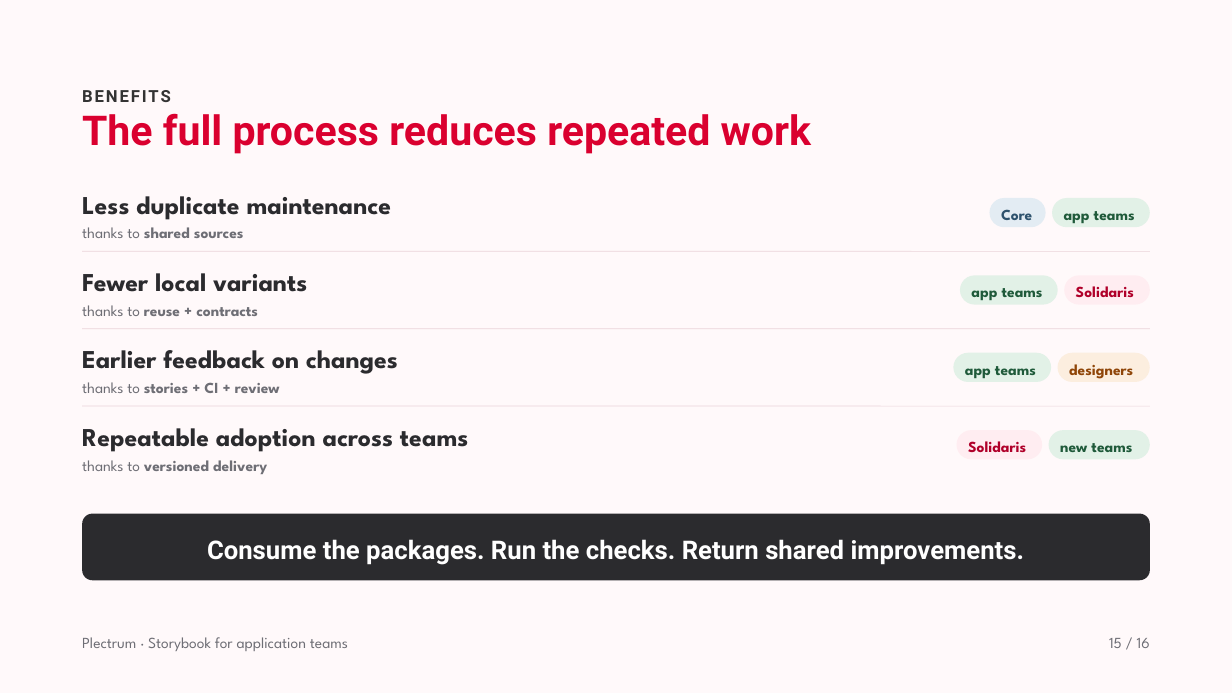
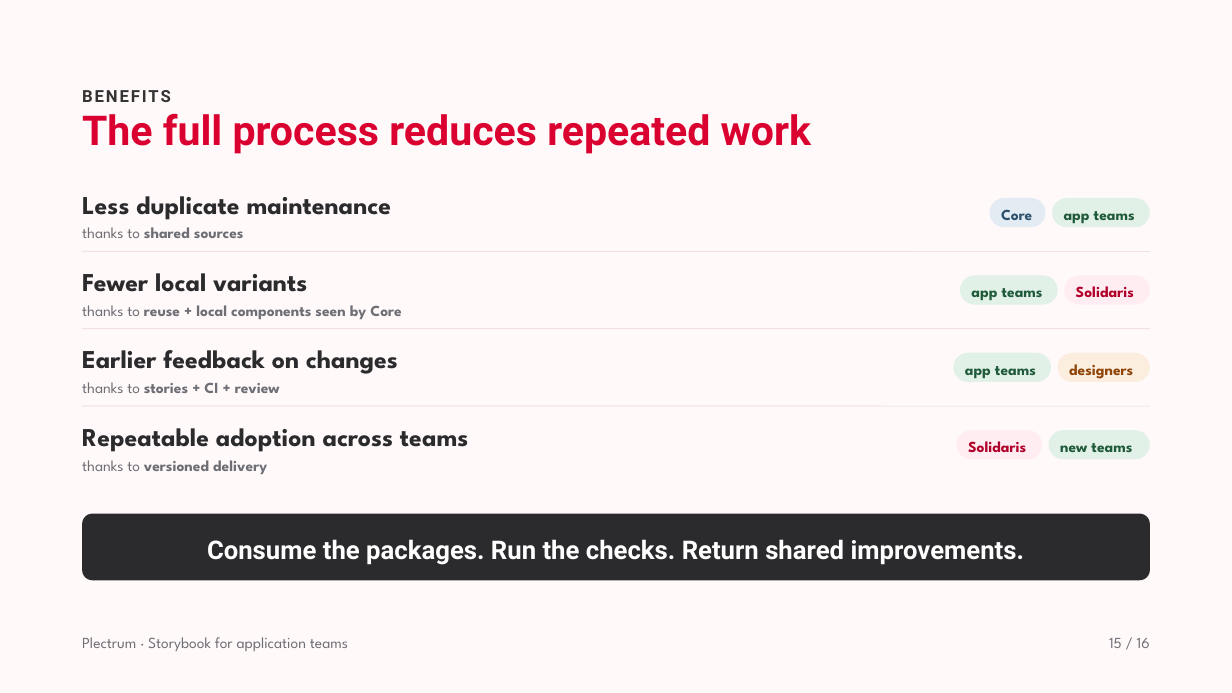
Before and after one commit to solidaris-danielbodigil/solidaris-plectrum, a slide deck: slide 15 of docs/Storybook for application teams.pptx. Drawn at 1232x693 pixels with LibreOffice and Linux fonts; fonts in the diff are those of the drawing. Boxes give left, top, right and bottom in pixels: in the first picture for what was removed or moved away, otherwise in the second. Text is boxed around its words. In the diff, an @@ line names an element or a change of style, - is before the commit and + after.

```diff
--- a/docs/Storybook for application teams.pptx
+++ b/docs/Storybook for application teams.pptx
@@ text at [82,305,401,319]: text changed @@
-thanks to reuse + contracts
+thanks to reuse + local components seen by Core
```
Also in this commit, not shown: 2 other slides changed, 4 other files.
